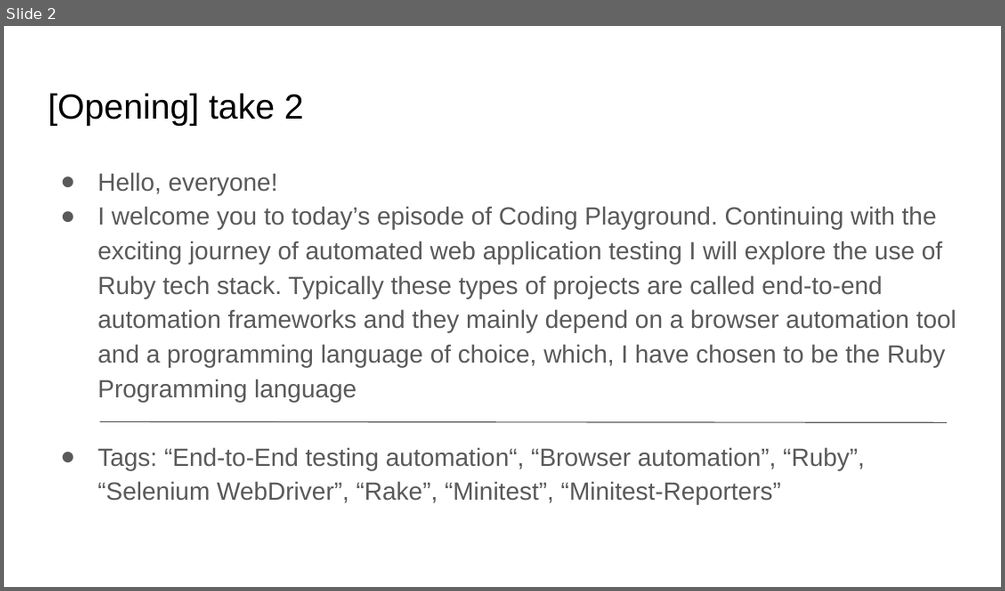
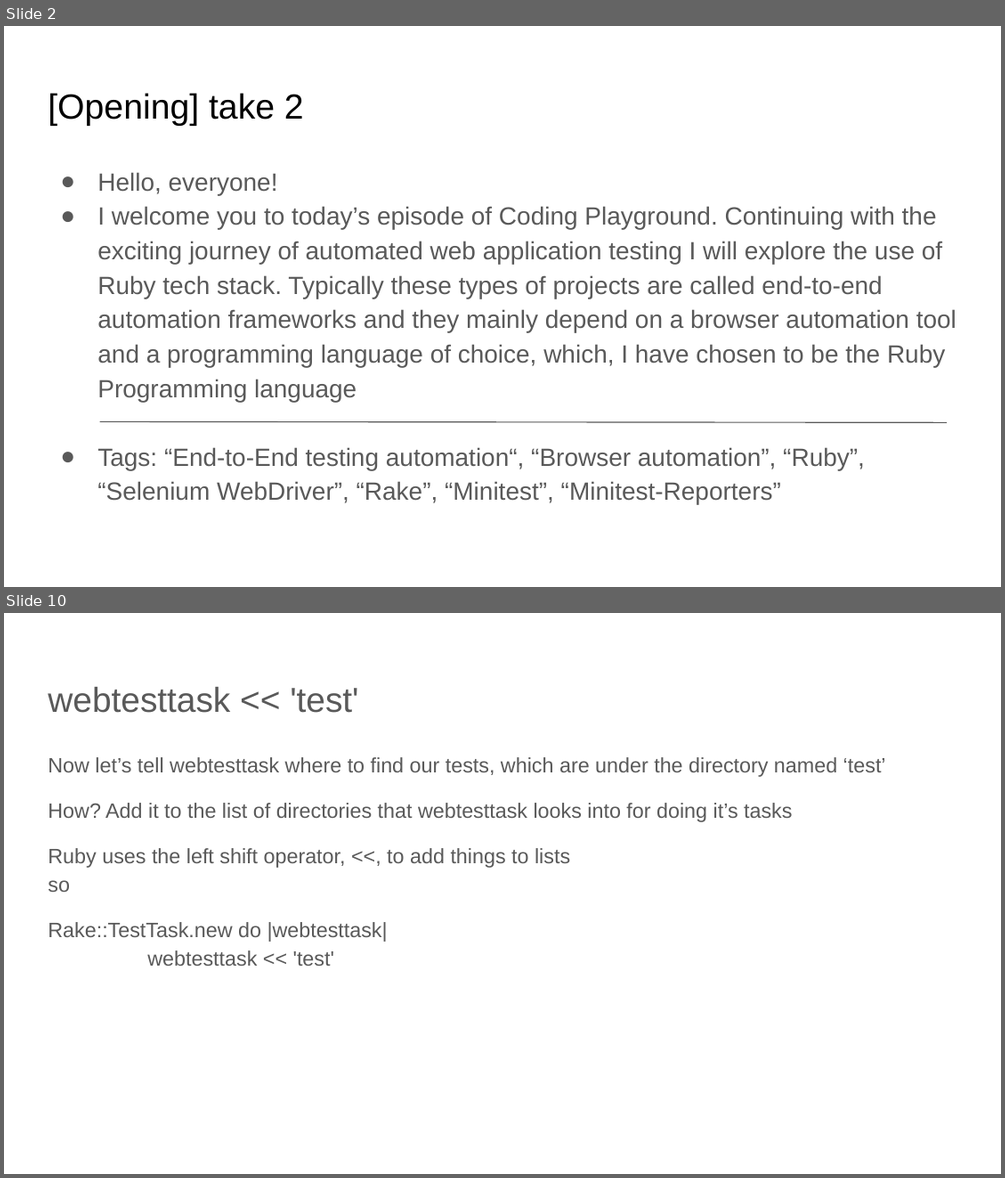
Before and after one commit to fawadmalik/end2EndAutomationWithRubyAndMinitestReport, a slide deck: docs/Web App Testing Automation.pptx. Shown one above the other, each under a label of ours: slide 2 before the commit, slides 2 and 10 after it; the slides between them are not shown. The pictures are 1005x591 and 1005x1178 pixels, drawn with LibreOffice and Linux fonts; fonts in the diff are those of the drawing. Boxes give left, top, right and bottom in pixels: in the first picture for what was removed or moved away, otherwise in the second. Text is boxed around its words. In the diff, an @@ line names an element or a change of style, - is before the commit and + after.

```diff
--- a/docs/Web App Testing Automation.pptx
+++ b/docs/Web App Testing Automation.pptx
@@ slide 10 added at box(4, 613, 1001, 1174), background #FFFFFF @@
@@ title added at box(48, 687, 358, 713), 25 pt, text #595959 @@
+webtesttask << 'test'
@@ text added at box(48, 757, 886, 965), 15 pt, text #595959 @@
+Now let’s tell webtesttask where to find our tests, which are under the directory named ‘test’
+How? Add it to the list of directories that webtesttask looks into for doing it’s tasks
+Ruby uses the left shift operator, <<, to add things to lists
+so
+Rake::TestTask.new do |webtesttask|
+webtesttask << 'test'
```
Also in this commit, not shown: 4 slides changed, 7 other slides added, 4 slides removed, 1 other file.
